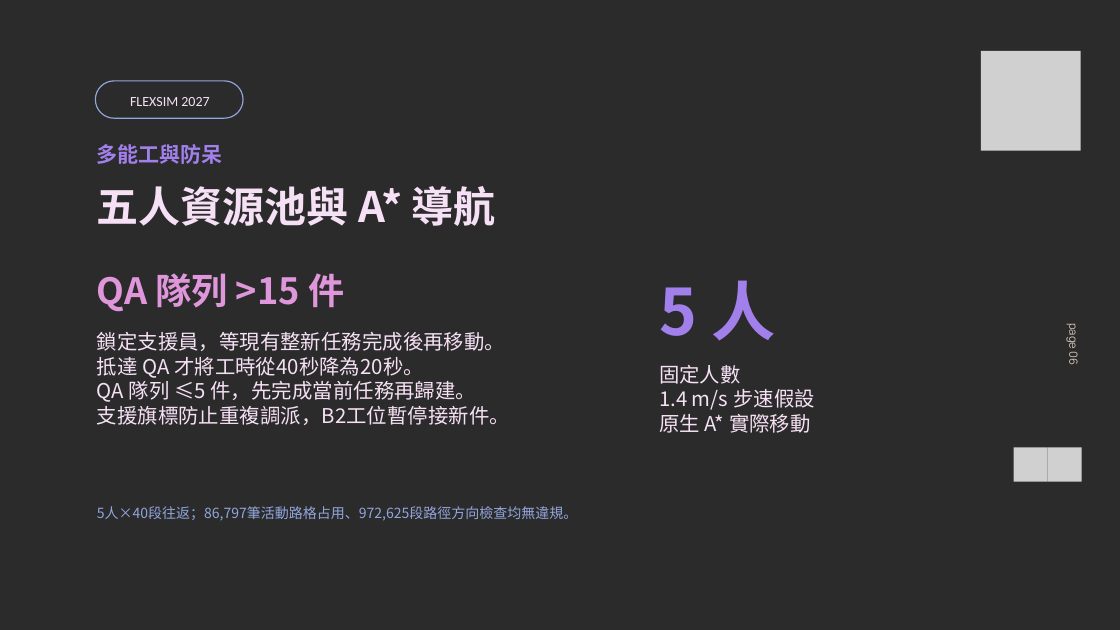
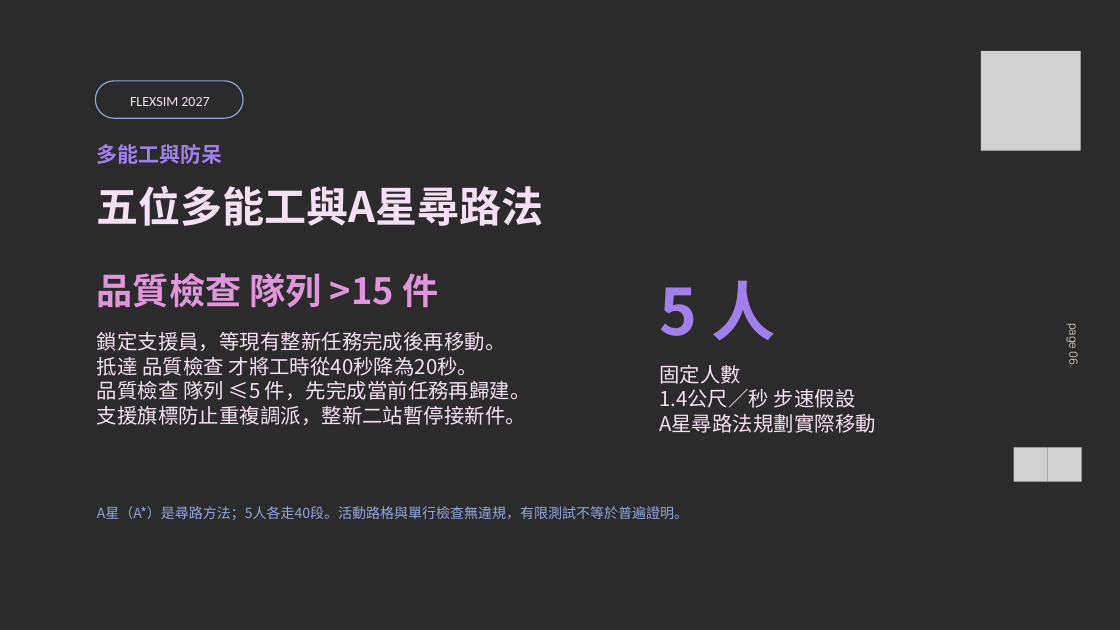
Before and after one commit to JRYTW/flexsim-circular-logistics-digital-twin, a slide deck: slide 6 of 重點檔案/01_成果簡報.pptx. Drawn at 1120x630 pixels with LibreOffice and Linux fonts; fonts in the diff are those of the drawing; grey boxes stand for pictures; background and template pictures are left out; a plain dark background stands for a picture behind light text. Boxes give left, top, right and bottom in pixels: in the first picture for what was removed or moved away, otherwise in the second. Text is boxed around its words. In the diff, an @@ line names an element or a change of style, - is before the commit and + after.

```diff
--- a/重點檔案/01_成果簡報.pptx
+++ b/重點檔案/01_成果簡報.pptx
@@ text at bbox=[97, 186, 544, 226]: text changed @@
-五人資源池與 A* 導航
+五位多能工與A星尋路法
@@ text at bbox=[97, 273, 438, 308]: text changed @@
-QA 隊列 >15 件
+品質檢查 隊列 >15 件
@@ text at bbox=[97, 357, 531, 425]: text changed @@
-抵達 QA 才將工時從40秒降為20秒。
-QA 隊列 ≤5 件，先完成當前任務再歸建。
-支援旗標防止重複調派，B2工位暫停接新件。
+抵達 品質檢查 才將工時從40秒降為20秒。
+品質檢查 隊列 ≤5 件，先完成當前任務再歸建。
+支援旗標防止重複調派，整新二站暫停接新件。
@@ text at bbox=[659, 389, 876, 433]: text changed @@
-1.4 m/s 步速假設
-原生 A* 實際移動
+1.4公尺／秒 步速假設
+A星尋路法規劃實際移動
@@ text at bbox=[97, 506, 688, 520]: text changed @@
-5人×40段往返；86,797筆活動路格占用、972,625段路徑方向檢查均無違規。
+A星（A*）是尋路方法；5人各走40段。活動路格與單行檢查無違規，有限測試不等於普遍證明。
```
Also in this commit, not shown: 13 other slides changed, 1 slide added, 1 slide removed, 26 other files.
